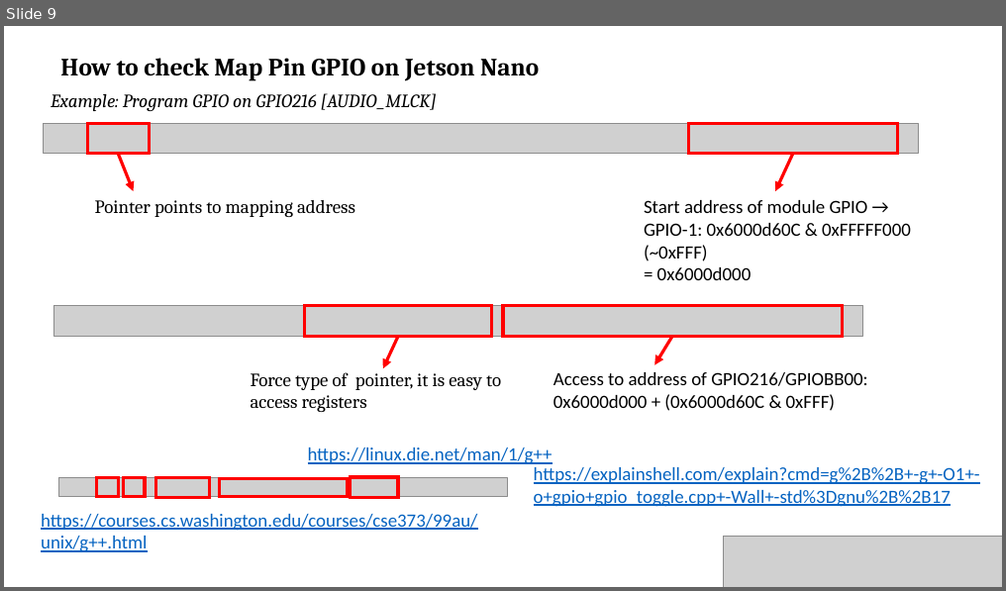
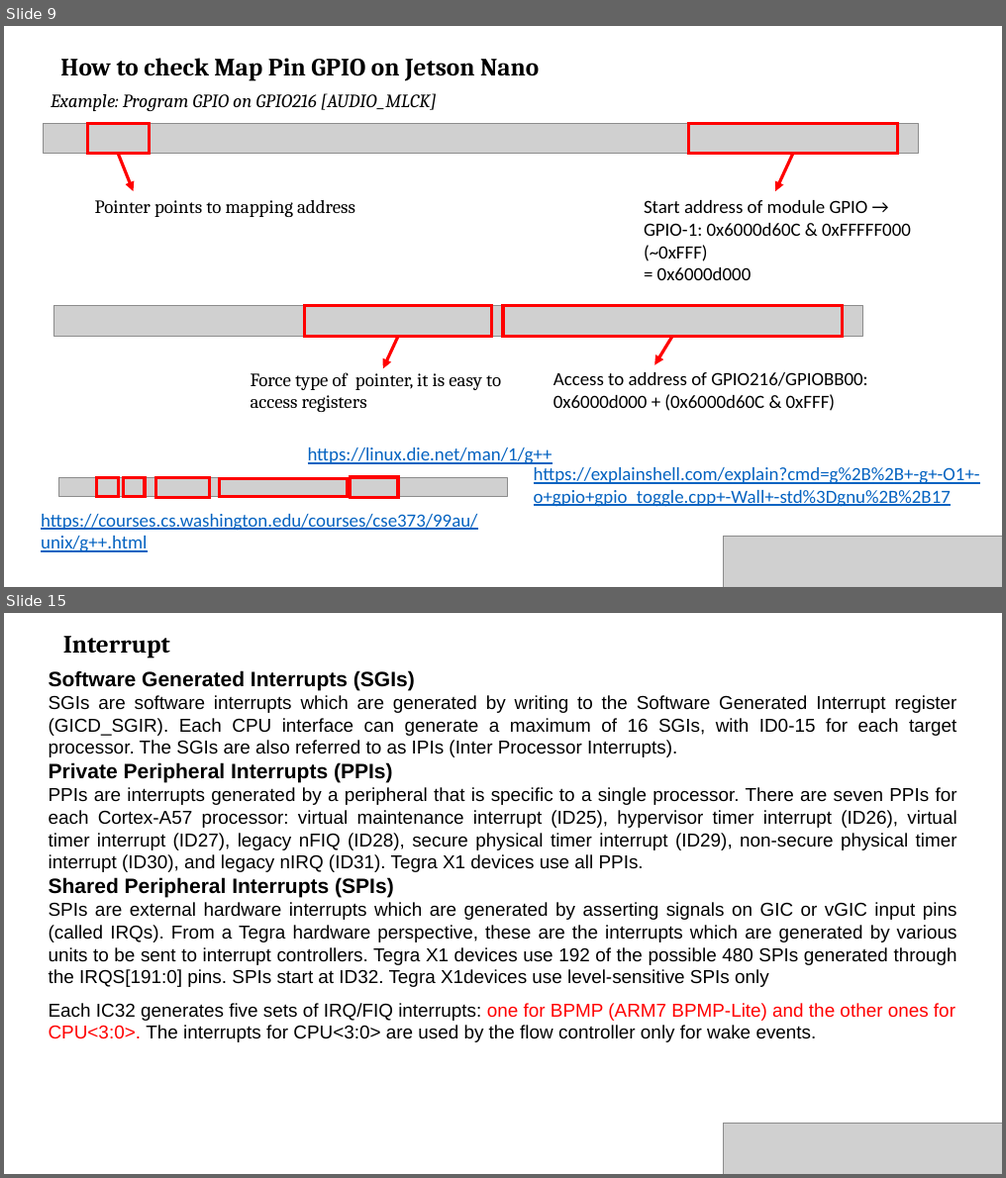
Before and after one commit to thanhhaibk96/Jetson-Nano-Tutorial, a slide deck: Tutorial.pptx. Shown one above the other, each under a label of ours: slide 9 before the commit, slides 9 and 15 after it; the slides between them are not shown. The pictures are 1006x591 and 1006x1178 pixels, drawn with LibreOffice and Linux fonts; fonts in the diff are those of the drawing; grey boxes stand for pictures. Boxes give left, top, right and bottom in pixels: in the first picture for what was removed or moved away, otherwise in the second. Text is boxed around its words. In the diff, an @@ line names an element or a change of style, - is before the commit and + after.

```diff
--- a/Tutorial.pptx
+++ b/Tutorial.pptx
@@ slide 15 added at (x1=4, y1=613, x2=1002, y2=1174), background #FFFFFF @@
@@ text added at (x1=63, y1=636, x2=170, y2=659), 24 pt, text #000000, bold @@
+Interrupt
@@ text added at (x1=49, y1=670, x2=957, y2=987), 18 pt, text #000000 @@
+Software Generated Interrupts (SGIs)
+SGIs are software interrupts which are generated by writing to the Software Generated Interrupt register (GICD_SGIR). Each CPU interface can generate a maximum of 16 SGIs, with ID0-15 for each target processor. The SGIs are also referred to as IPIs (Inter Processor Interrupts).
+Private Peripheral Interrupts (PPIs)
+PPIs are interrupts generated by a peripheral that is specific to a single processor. There are seven PPIs for each Cortex-A57 processor: virtual maintenance interrupt (ID25), hypervisor timer interrupt (ID26), virtual timer interrupt (ID27), legacy nFIQ (ID28), secure physical timer interrupt (ID29), non-secure physical timer interrupt (ID30), and legacy nIRQ (ID31). Tegra X1 devices use all PPIs.
+Shared Peripheral Interrupts (SPIs)
+SPIs are external hardware interrupts which are generated by asserting signals on GIC or vGIC input pins (called IRQs). From a Tegra hardware perspective, these are the interrupts which are generated by various units to be sent to interrupt controllers. Tegra X1 devices use 192 of the possible 480 SPIs generated through the IRQS[191:0] pins. SPIs start at ID32. Tegra X1devices use level-sensitive SPIs only
@@ text added at (x1=49, y1=1003, x2=955, y2=1043), 18 pt, text #000000 @@
+Each IC32 generates five sets of IRQ/FIQ interrupts: one for BPMP (ARM7 BPMP-Lite) and the other ones for CPU<3:0>. The interrupts for CPU<3:0> are used by the flow controller only for wake events.
@@ picture added at (x1=724, y1=1124, x2=1002, y2=1174) @@
```
Also in this commit, not shown: 20 other slides added.
